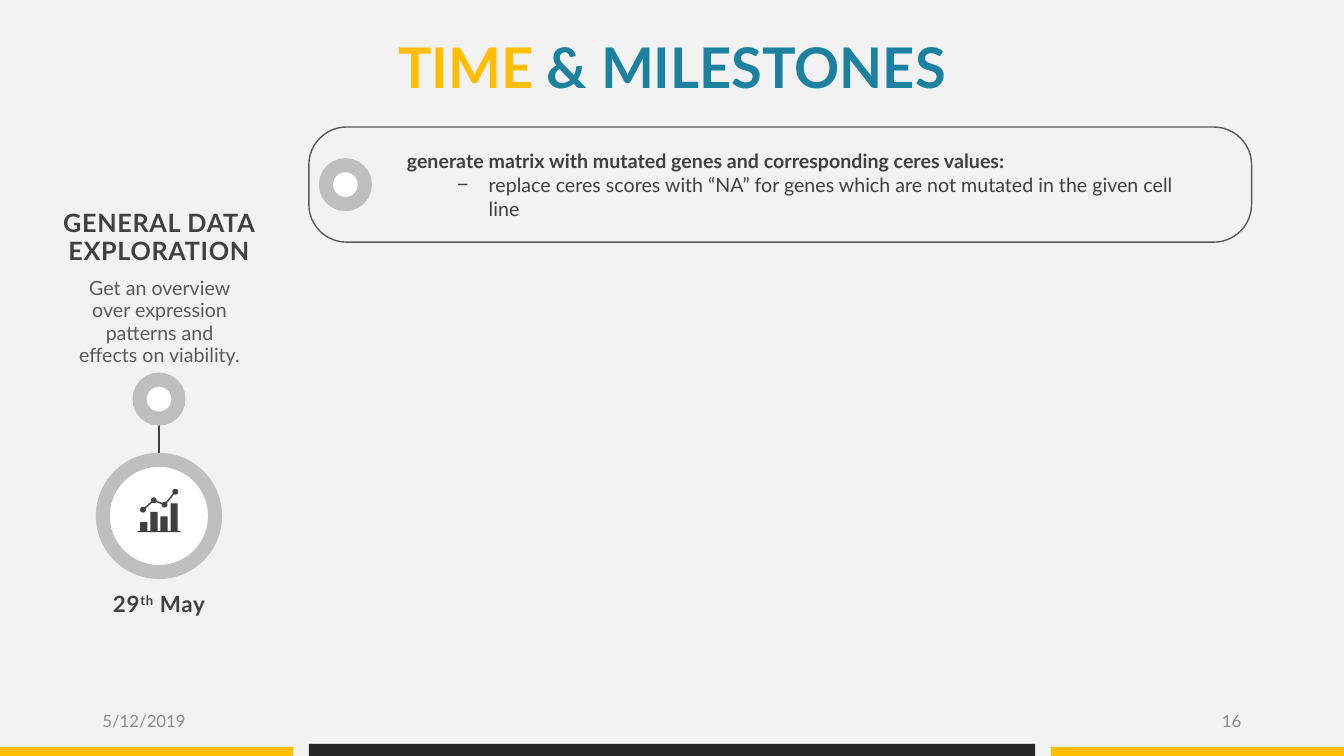
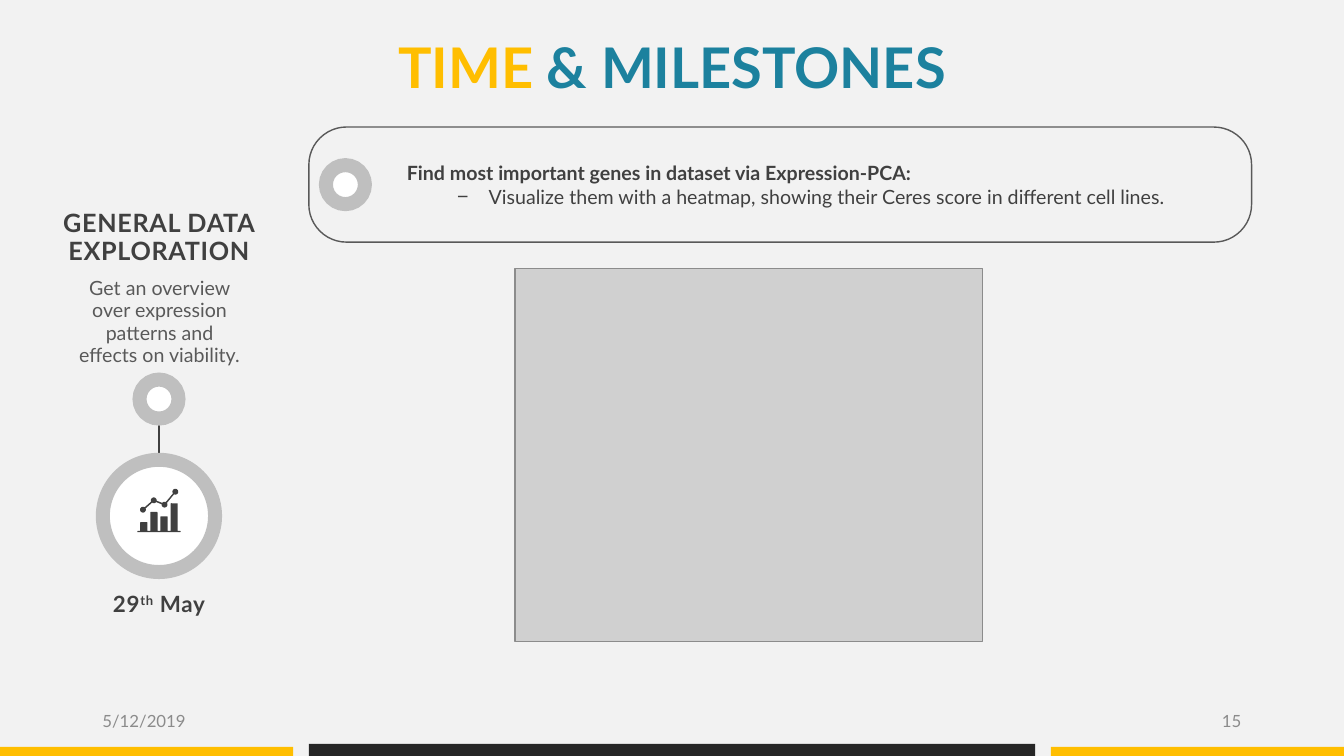
Before and after one commit to datascience-mobi/group-04-project-1-4, a slide deck: slide 15 of Project proposal_presentation_V1.pptx (slide 16 before the commit). Drawn at 1344x756 pixels with LibreOffice and Linux fonts; fonts in the diff are those of the drawing; grey boxes stand for pictures. Boxes give left, top, right and bottom in pixels: in the first picture for what was removed or moved away, otherwise in the second. Text is boxed around its words. In the diff, an @@ line names an element or a change of style, - is before the commit and + after.

```diff
--- a/Project proposal_presentation_V1.pptx
+++ b/Project proposal_presentation_V1.pptx
@@ text at bbox=[407, 165, 1164, 208]: text changed @@
-generate matrix with mutated genes and corresponding ceres values:
-  − replace ceres scores with “NA” for genes which are not mutated in the given cell line
+Find most important genes in dataset via Expression-PCA:
+  − Visualize them with a heatmap, showing their Ceres score in different cell lines.
@@ picture added at bbox=[515, 268, 983, 641] @@
@@ page number at bbox=[1222, 715, 1241, 727]: text changed @@
-16
+15
```
Also in this commit, not shown: 5 other slides changed, 3 slides added, 3 slides removed.
